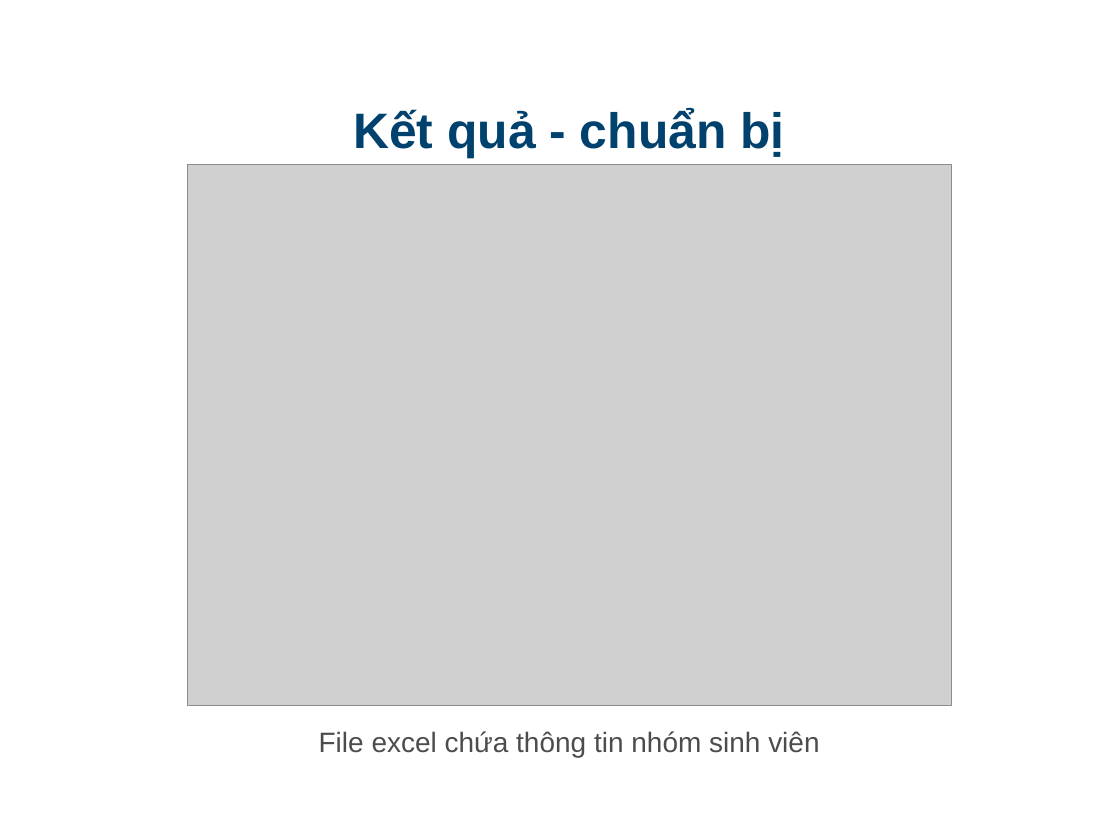
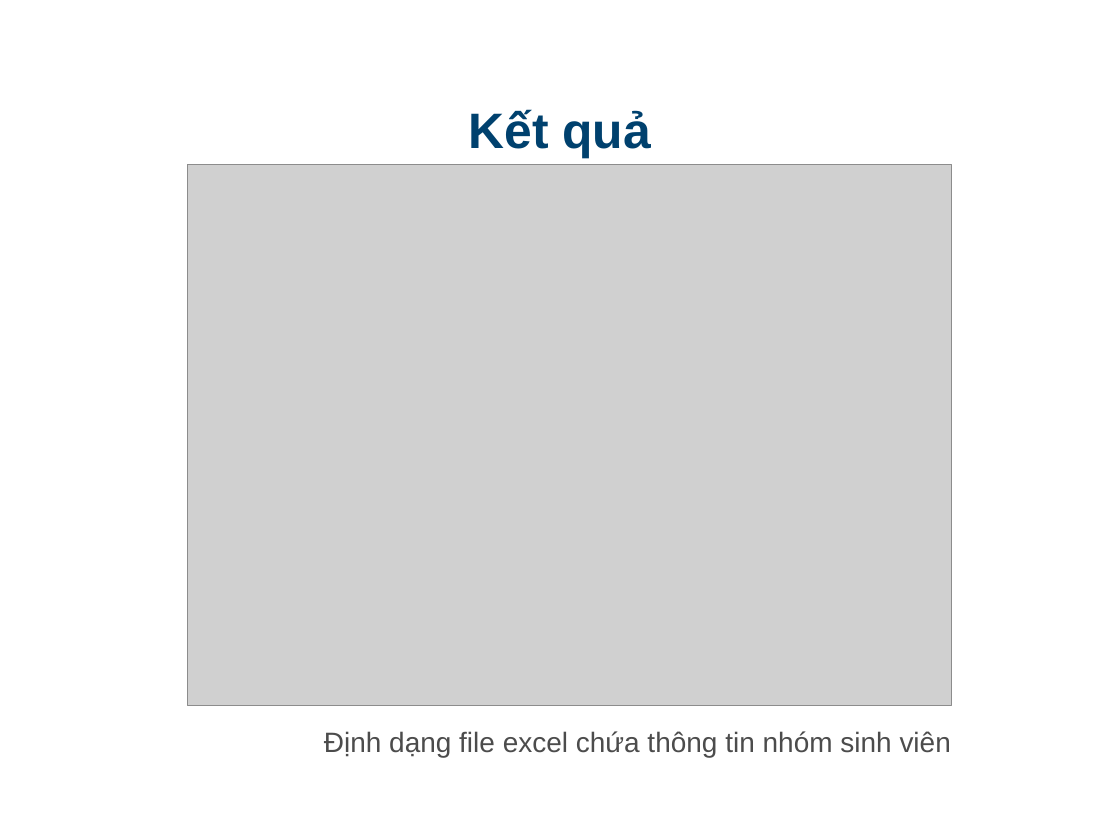
Before and after one commit to truongquangkhai99/DATN-1, a slide deck: slide 12 of src/doc/slide.ppt (slide 22 before the commit). Drawn at 1120x840 pixels with LibreOffice and Linux fonts; fonts in the diff are those of the drawing; grey boxes stand for pictures; background and template pictures are left out. Boxes give left, top, right and bottom in pixels: in the first picture for what was removed or moved away, otherwise in the second. Text is boxed around its words. In the diff, an @@ line names an element or a change of style, - is before the commit and + after.

```diff
--- a/src/doc/slide.ppt
+++ b/src/doc/slide.ppt
@@ text at [469,109,651,158]: text changed @@
-Kết quả - chuẩn bị
+Kết quả
@@ text at [324,731,951,757]: text changed @@
-File excel chứa thông tin nhóm sinh viên
+Định dạng file excel chứa thông tin nhóm sinh viên
```
Also in this commit, not shown: 14 other slides changed, 5 slides added, 19 slides removed.
